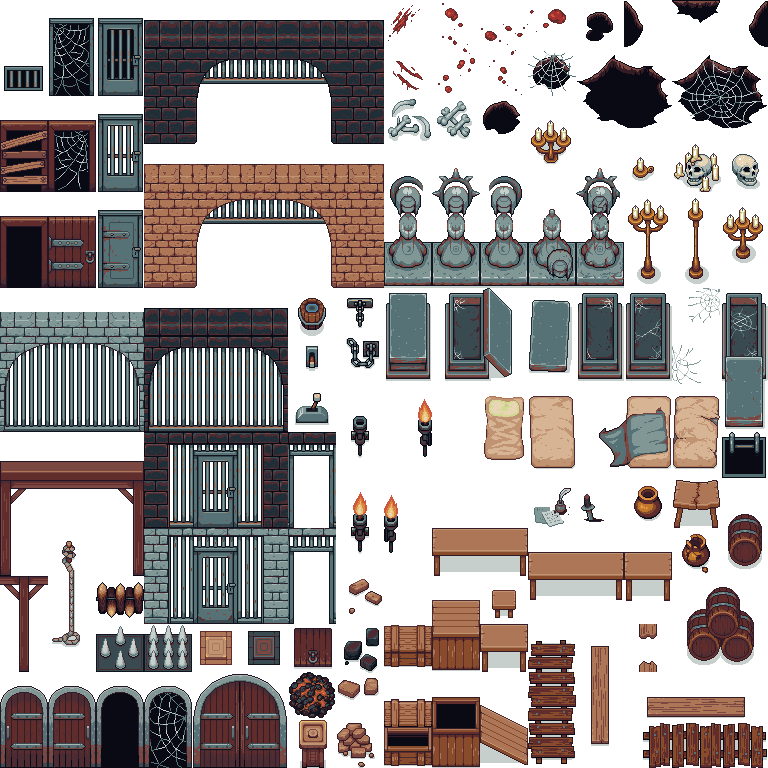
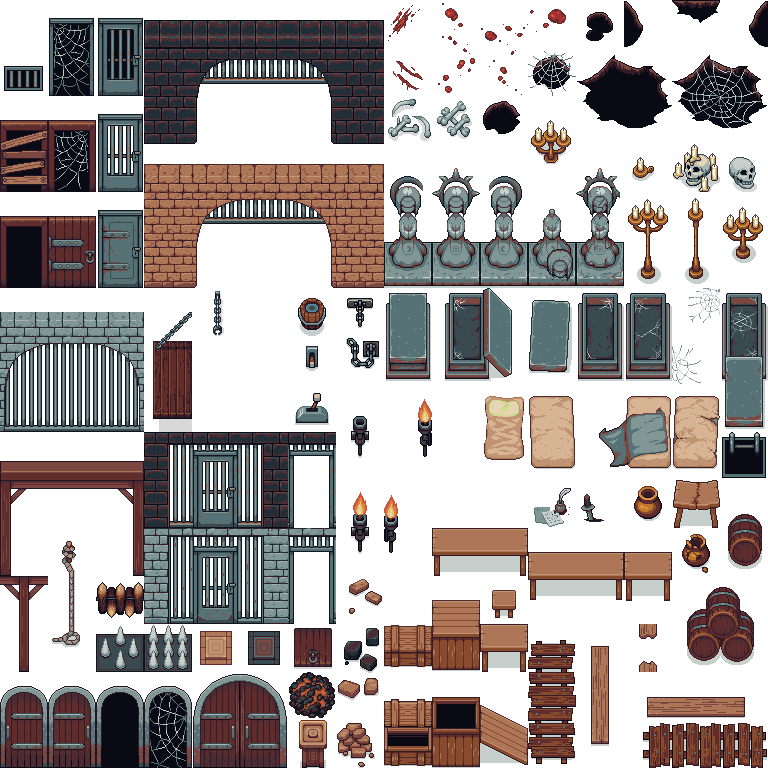
Comparing the layer stacks of the two (768, 768) images. Changes:
added layer "Layer 5" above "Layer 4" over 213, 291, 224, 336
added layer "Layer 4" above "Layer 6" over 153, 312, 192, 432
added layer "Layer 6" above "Layer 7" over 389, 105, 472, 141
added layer "Layer 7" above "Layer 0" over 729, 157, 757, 192
painted on "Layer 0" over 144, 105, 760, 432